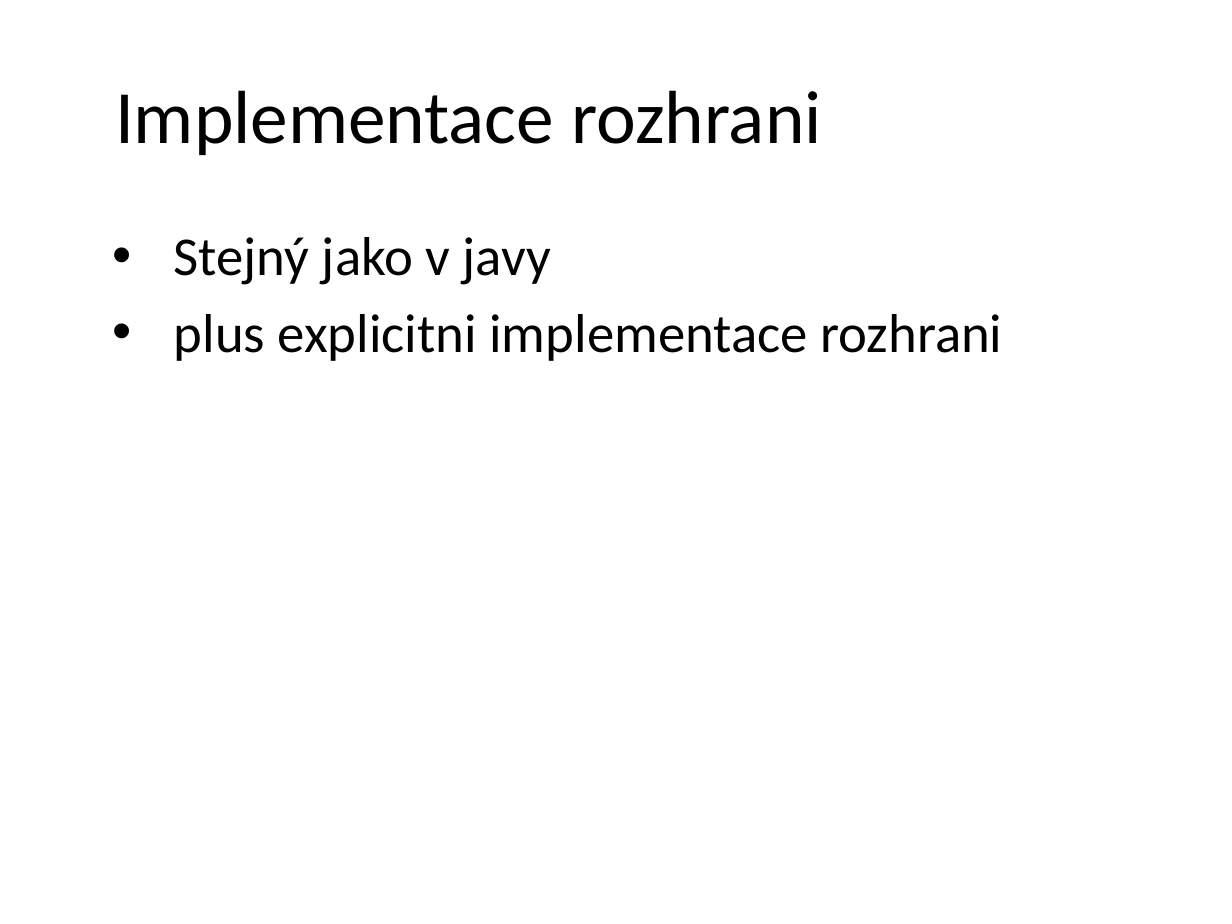
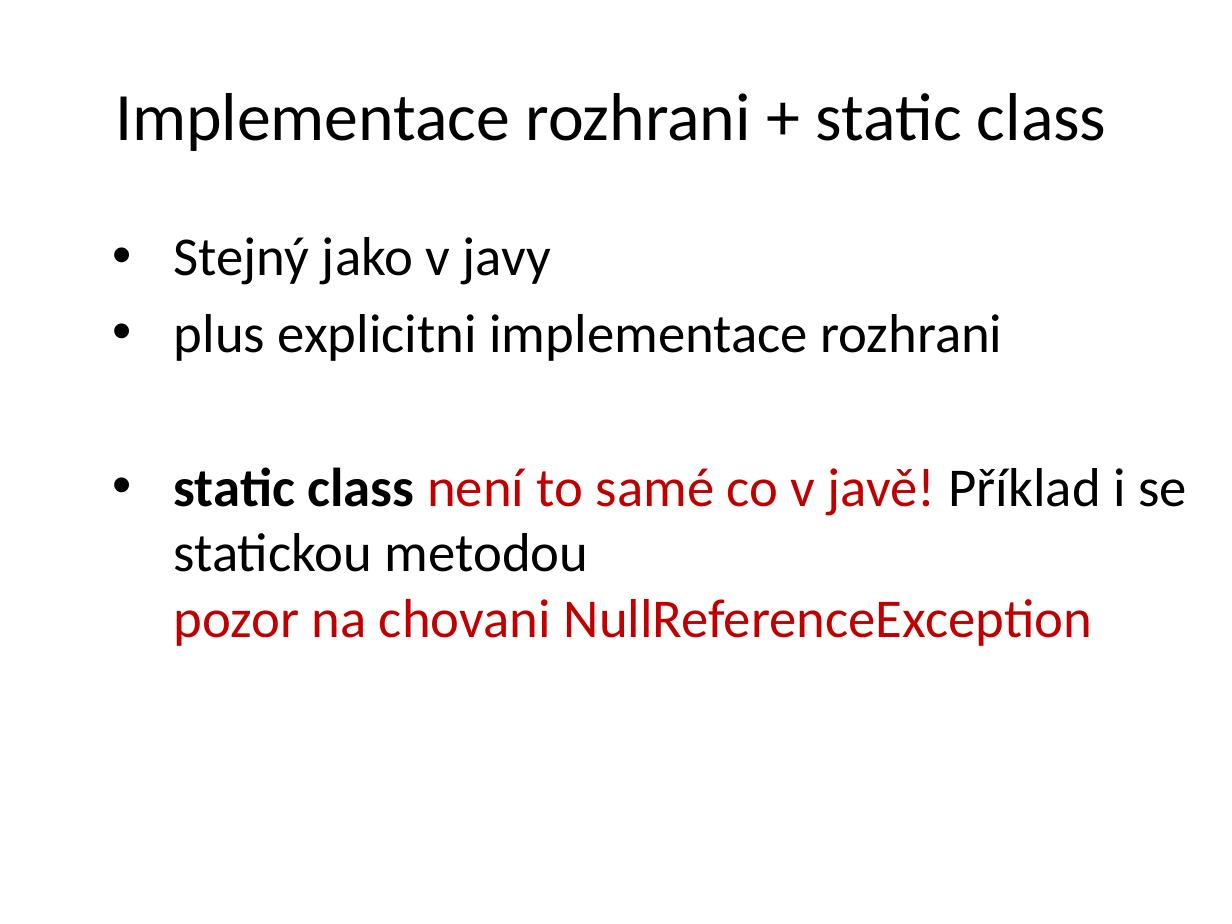
Before and after one commit to petrbalat/Skoleni-Csharp-NET, a slide deck: slide 11 of prezentace.pptx. Drawn at 1232x924 pixels with LibreOffice and Linux fonts; fonts in the diff are those of the drawing; background and template pictures are left out. Boxes give left, top, right and bottom in pixels: in the first picture for what was removed or moved away, otherwise in the second. Text is boxed around its words. In the diff, an @@ line names an element or a change of style, - is before the commit and + after.

```diff
--- a/prezentace.pptx
+++ b/prezentace.pptx
@@ title at (115,93,1107,151): text changed; size 44 to 39.6 pt @@
-Implementace rozhrani
+Implementace rozhrani + static class
@@ text at (174,467,1187,646): paragraph added @@
+• static class není to samé co v javě! Příklad i se statickou metodou
+  pozor na chovani NullReferenceException
```
Also in this commit, not shown: 6 other slides changed, 4 slides added, 2 other files.
